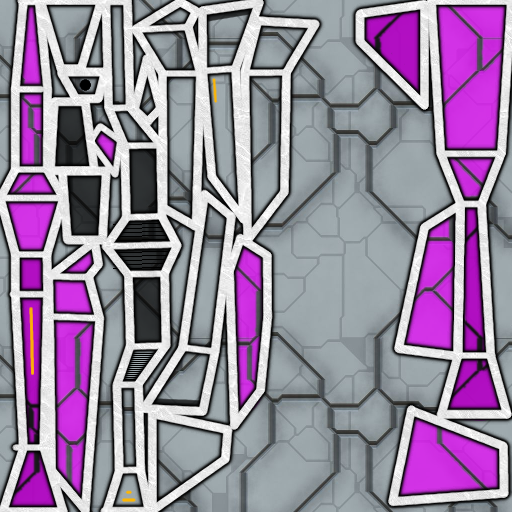
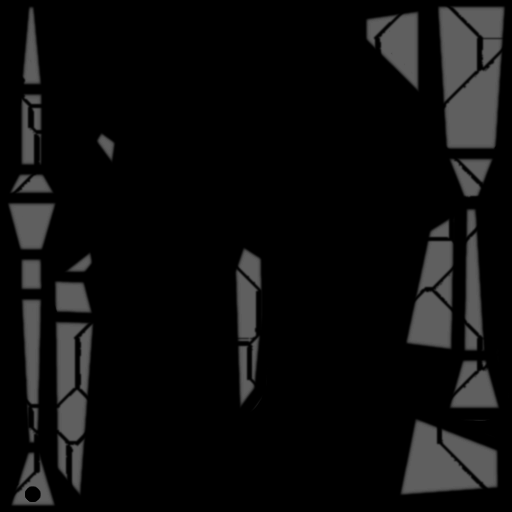
Two versions of the same layered image (512x512). Layer-by-layer changes:
added layer "cannone" above "perimetro" over [25, 486, 41, 502]
hid "perimetro" over [0, 0, 512, 512]
hid "LUCI", painted on it over [29, 78, 218, 502]
painted on "COLORE" over [0, 0, 512, 511]
added layer "sfondo" above "sfondo copia" over [0, 0, 512, 512]
